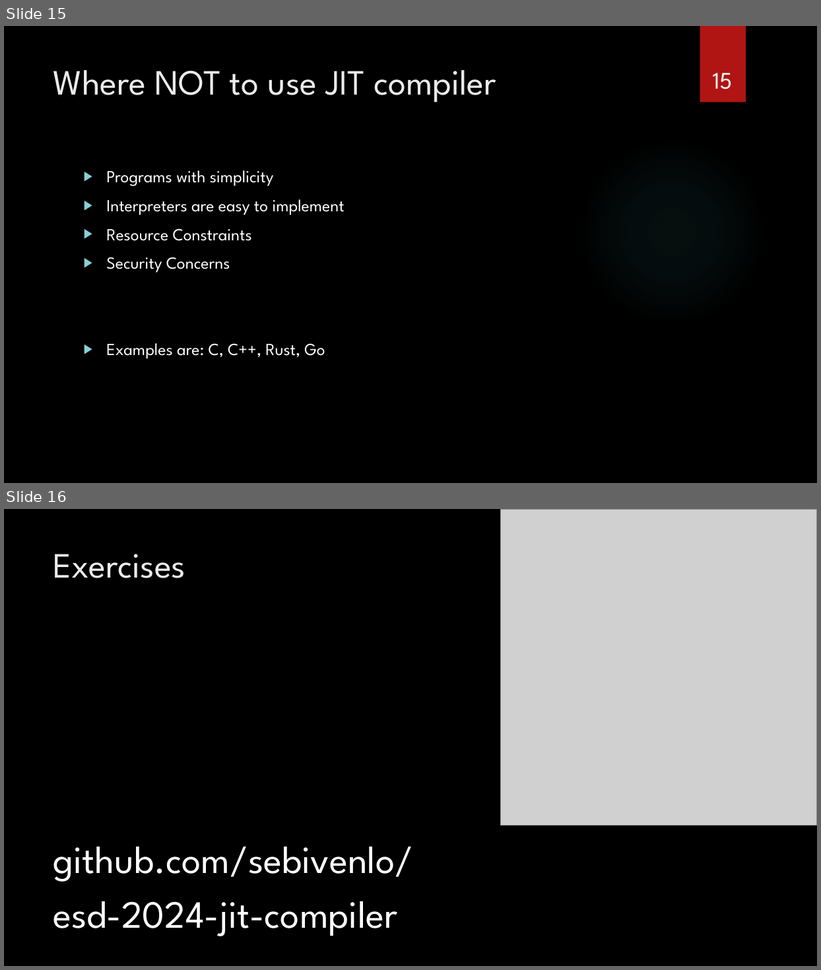
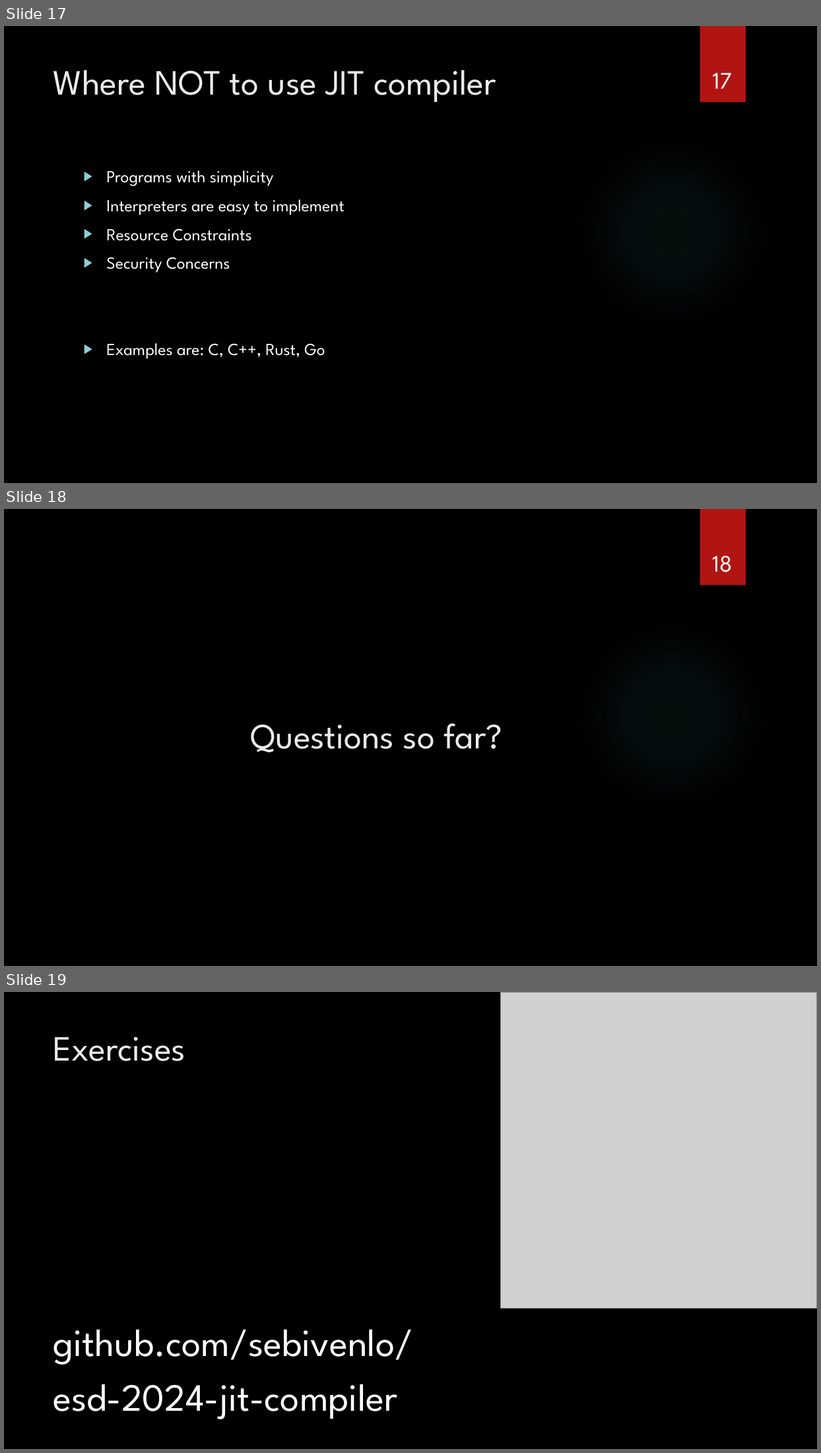
Before and after one commit to sebivenlo/esd-2024-jit-compiler, a slide deck: documents/presentation/presentation jit compiler.pptx. Shown one above the other, each under a label of ours: slides 15 and 16 before the commit, slides 17, 18 and 19 after it. The pictures are 821x970 and 821x1453 pixels, drawn with LibreOffice and Linux fonts; fonts in the diff are those of the drawing; grey boxes stand for pictures; background and template pictures are left out. Boxes give left, top, right and bottom in pixels: in the first picture for what was removed or moved away, otherwise in the second. Text is boxed around its words. In the diff, an @@ line names an element or a change of style, - is before the commit and + after.

```diff
--- a/documents/presentation/presentation jit compiler.pptx
+++ b/documents/presentation/presentation jit compiler.pptx
@@ slide 18 added at (x1=4, y1=509, x2=817, y2=966), background picture (left out); not listed: 2 template elements that a slide beside it also shows @@
@@ page number added at (x1=712, y1=556, x2=732, y2=572), 28 pt, text #FFFFFF @@
+18
@@ title added at (x1=251, y1=723, x2=502, y2=753), 42 pt, text #EBEBEB @@
+Questions so far?
@@ what was slide 15 is now slide 17 @@
@@ page number at (x1=713, y1=73, x2=732, y2=89): text changed @@
-15
+17
@@ what was slide 16 is now slide 19 @@
```
Also in this commit, not shown: 3 slides changed, 2 other slides added.
